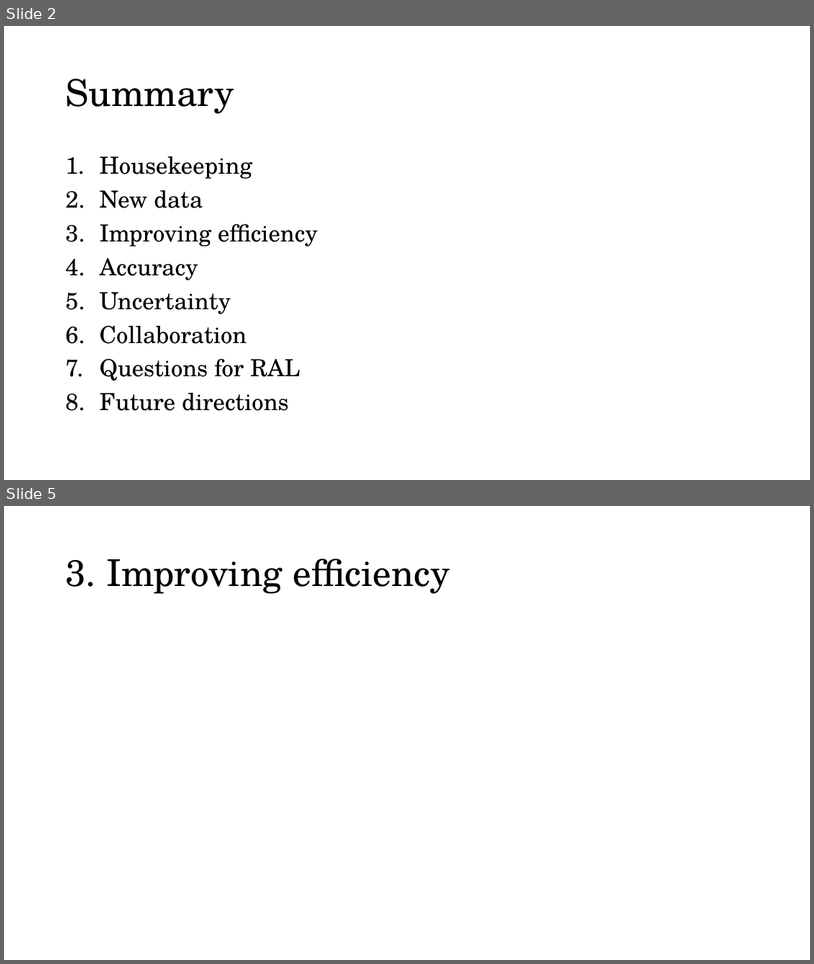
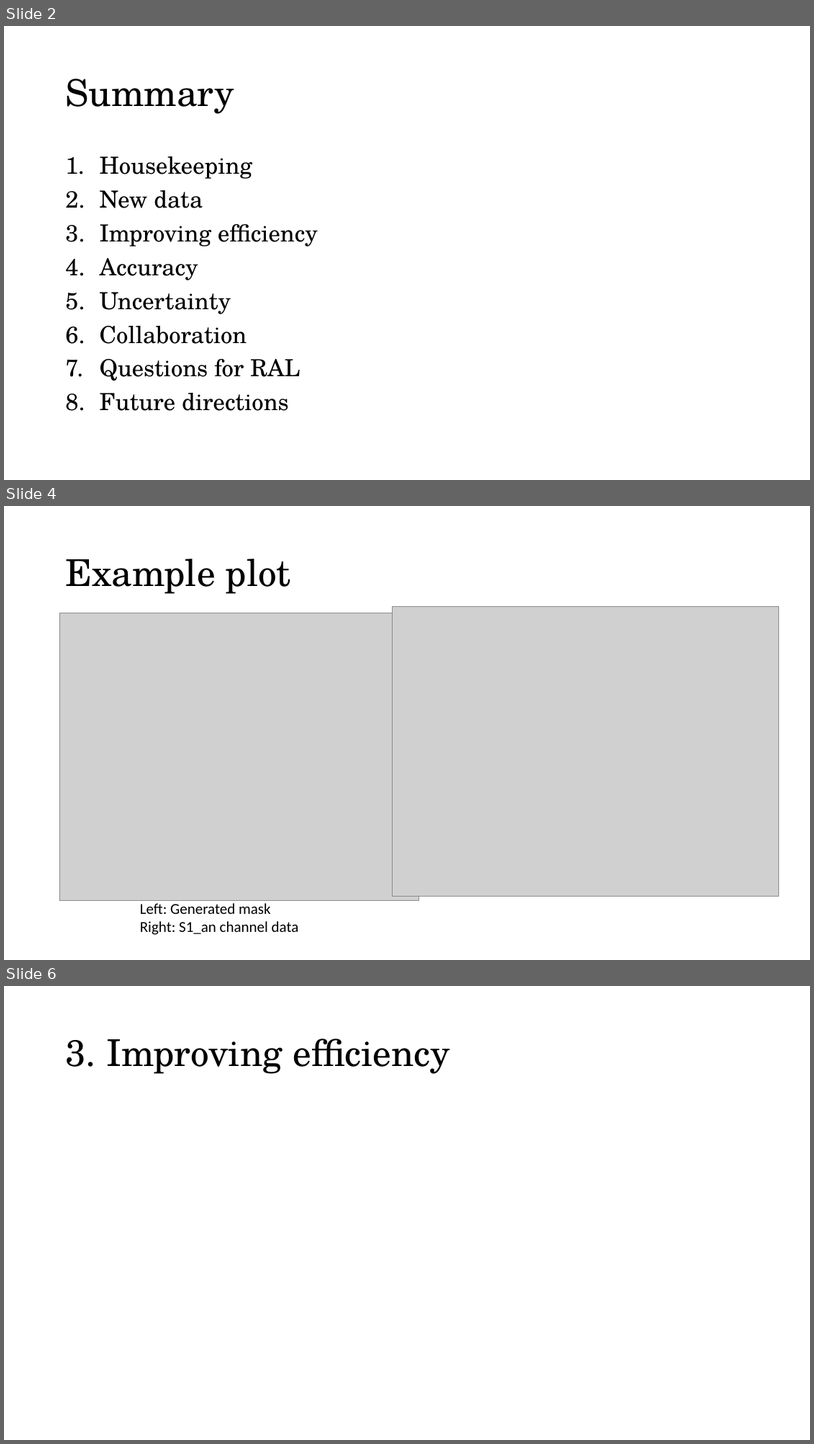
Before and after one commit to kenzaxtazi/cloud-id, a slide deck: Material_for_meeting_070119.pptx. Shown one above the other, each under a label of ours: slides 2 and 5 before the commit, slides 2, 4 and 6 after it; the slides between them are not shown. The pictures are 814x964 and 814x1444 pixels, drawn with LibreOffice and Linux fonts; fonts in the diff are those of the drawing; grey boxes stand for pictures. Boxes give left, top, right and bottom in pixels: in the first picture for what was removed or moved away, otherwise in the second. Text is boxed around its words. In the diff, an @@ line names an element or a change of style, - is before the commit and + after.

```diff
--- a/Material_for_meeting_070119.pptx
+++ b/Material_for_meeting_070119.pptx
@@ slide 4 added at <box>4,506,810,960</box>, background #FFFFFF @@
@@ title added at <box>65,559,291,594</box>, 44 pt, text #000000 @@
+Example plot
@@ picture added at <box>59,613,419,901</box> @@
@@ picture added at <box>392,606,779,896</box> @@
@@ text added at <box>140,903,299,934</box>, 18 pt, text #000000 @@
+Left: Generated mask
+Right: S1_an channel data
@@ what was slide 5 is now slide 6 @@
```
Also in this commit, not shown: 2 slides changed.
